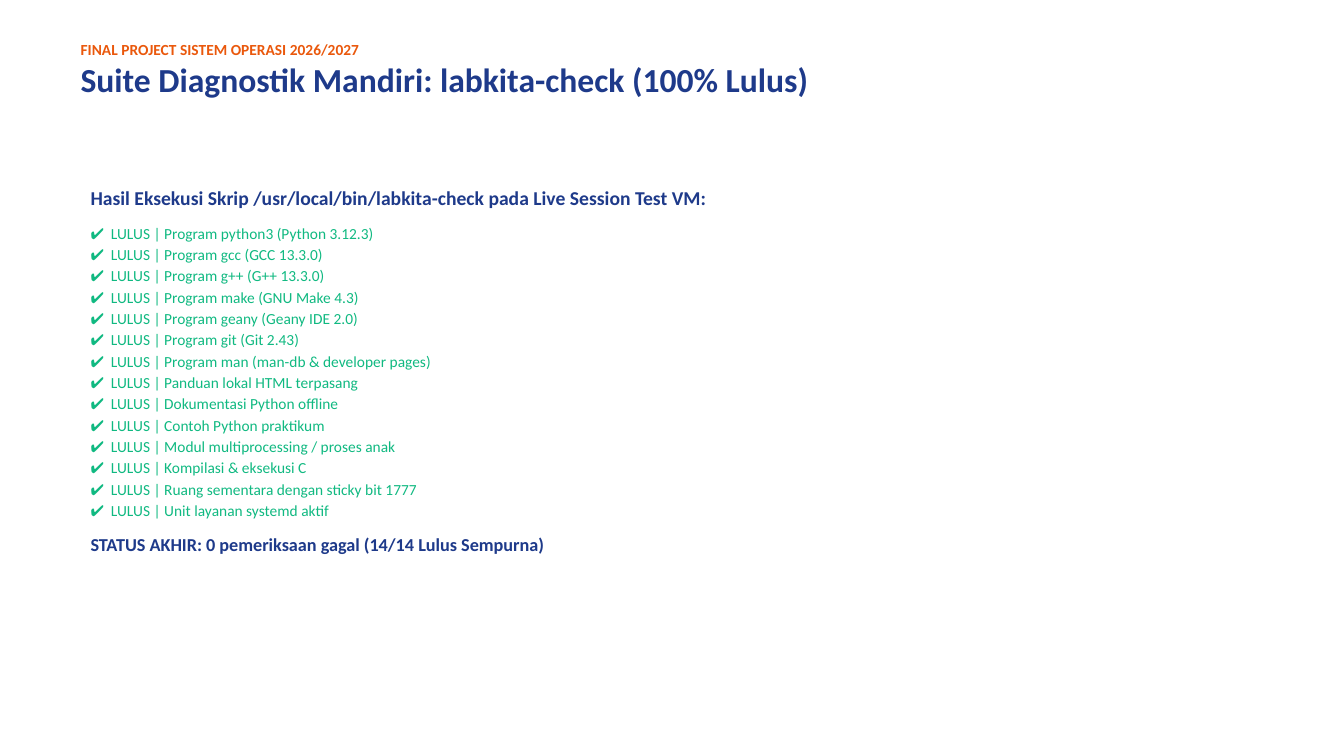
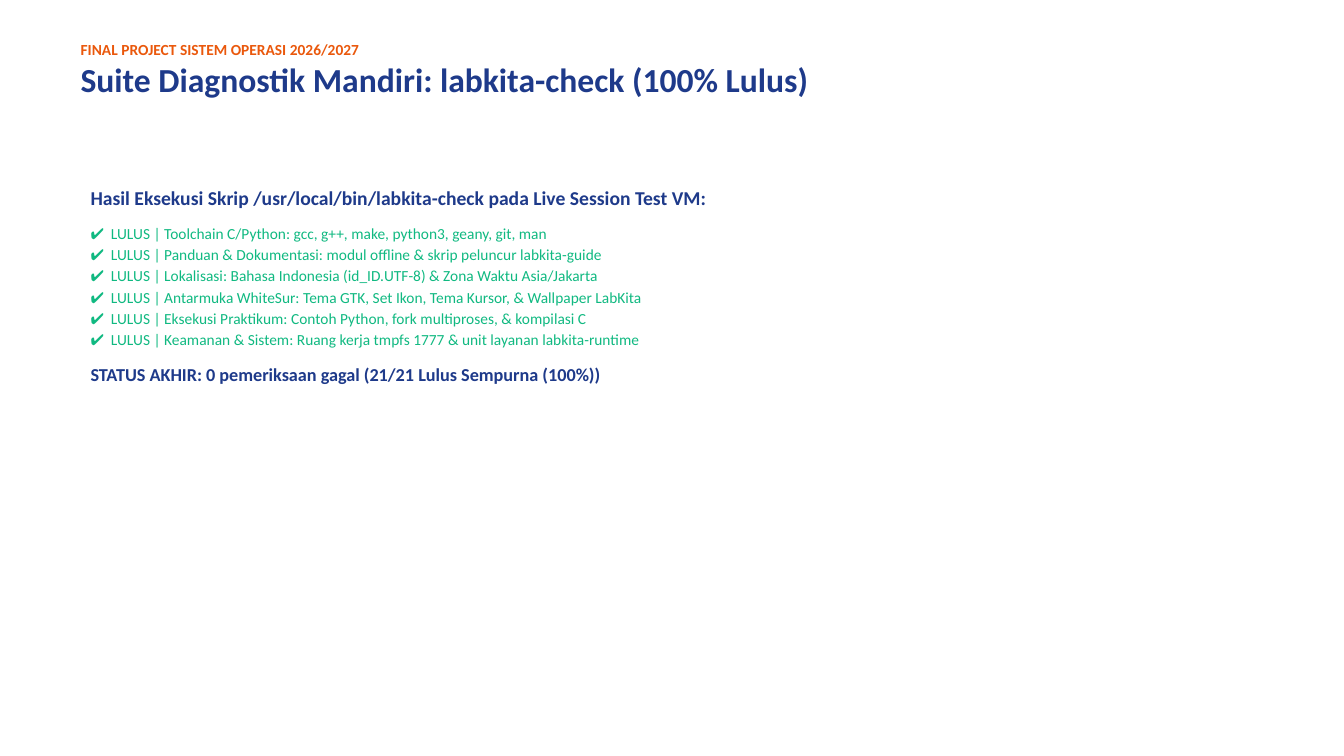
Before and after one commit to luvices/labkita, a slide deck: slide 7 of docs/presentation/labkita-presentation.pptx. Drawn at 1344x756 pixels with LibreOffice and Linux fonts; fonts in the diff are those of the drawing. Boxes give left, top, right and bottom in pixels: in the first picture for what was removed or moved away, otherwise in the second. Text is boxed around its words. In the diff, an @@ line names an element or a change of style, - is before the commit and + after.

```diff
--- a/docs/presentation/labkita-presentation.pptx
+++ b/docs/presentation/labkita-presentation.pptx
@@ text at [91,228,641,384]: text changed @@
-✔ LULUS | Program python3 (Python 3.12.3)
-✔ LULUS | Program gcc (GCC 13.3.0)
-✔ LULUS | Program g++ (G++ 13.3.0)
-✔ LULUS | Program make (GNU Make 4.3)
-✔ LULUS | Program geany (Geany IDE 2.0)
-✔ LULUS | Program git (Git 2.43)
-✔ LULUS | Program man (man-db & developer pages)
-✔ LULUS | Panduan lokal HTML terpasang
-✔ LULUS | Dokumentasi Python offline
-✔ LULUS | Contoh Python praktikum
-✔ LULUS | Modul multiprocessing / proses anak
-✔ LULUS | Kompilasi & eksekusi C
-✔ LULUS | Ruang sementara dengan sticky bit 1777
-✔ LULUS | Unit layanan systemd aktif
-STATUS AKHIR: 0 pemeriksaan gagal (14/14 Lulus Sempurna)
+✔ LULUS | Toolchain C/Python: gcc, g++, make, python3, geany, git, man
+✔ LULUS | Panduan & Dokumentasi: modul offline & skrip peluncur labkita-guide
+✔ LULUS | Lokalisasi: Bahasa Indonesia (id_ID.UTF-8) & Zona Waktu Asia/Jakarta
+✔ LULUS | Antarmuka WhiteSur: Tema GTK, Set Ikon, Tema Kursor, & Wallpaper LabKita
+✔ LULUS | Eksekusi Praktikum: Contoh Python, fork multiproses, & kompilasi C
+✔ LULUS | Keamanan & Sistem: Ruang kerja tmpfs 1777 & unit layanan labkita-runtime
+STATUS AKHIR: 0 pemeriksaan gagal (21/21 Lulus Sempurna (100%))
```
Also in this commit, not shown: 3 other slides changed, 18 other files.
